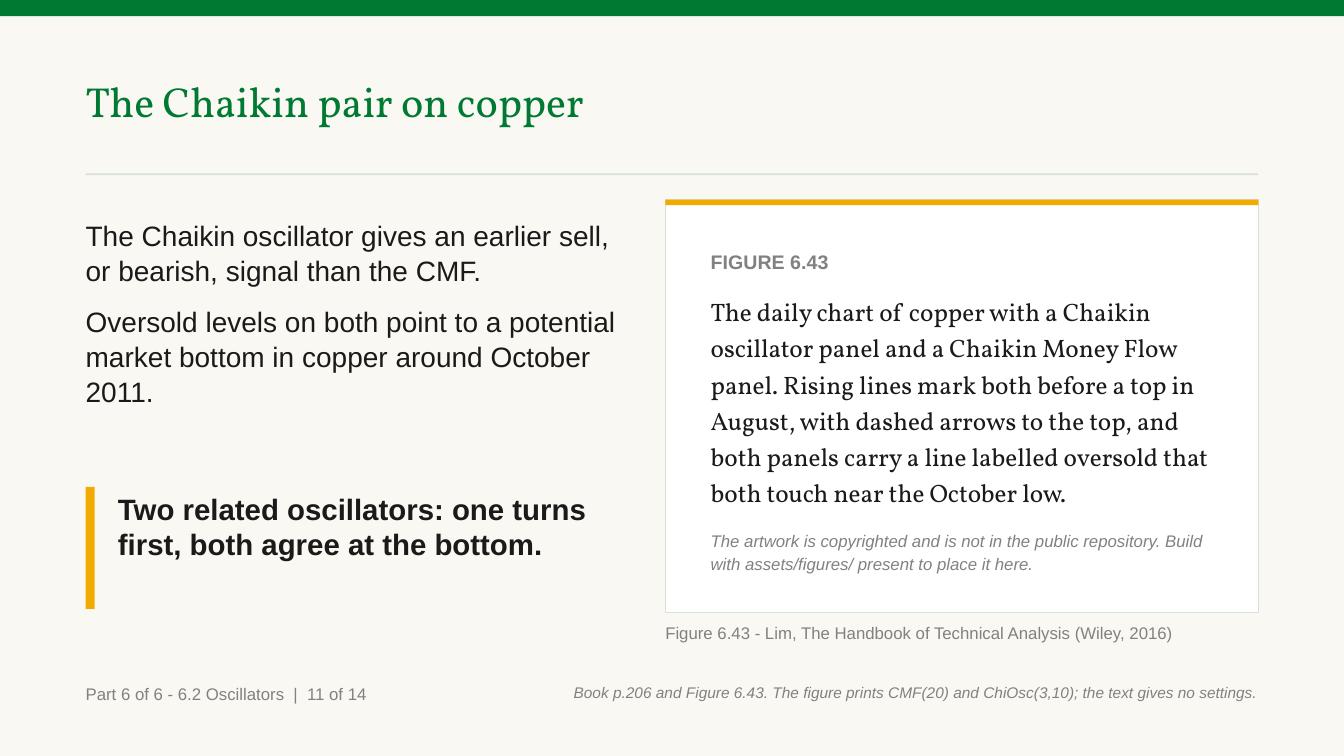
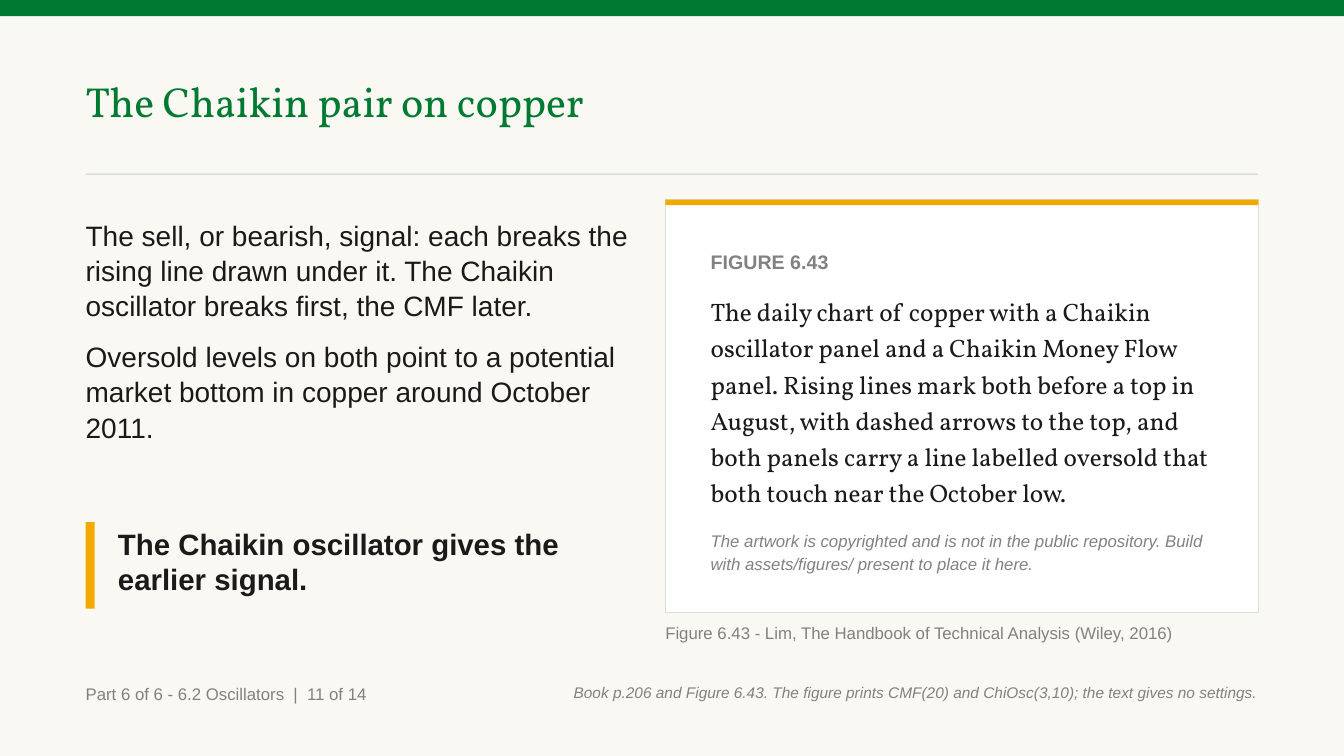
Before and after one commit to benjiesotelo-sudo/Telos_FIN1209, a slide deck: slide 128 of chapter-06/FIN1209-Chapter-06.pptx. Drawn at 1344x756 pixels with LibreOffice and Linux fonts; fonts in the diff are those of the drawing. Boxes give left, top, right and bottom in pixels: in the first picture for what was removed or moved away, otherwise in the second. Text is boxed around its words. In the diff, an @@ line names an element or a change of style, - is before the commit and + after.

```diff
--- a/chapter-06/FIN1209-Chapter-06.pptx
+++ b/chapter-06/FIN1209-Chapter-06.pptx
@@ text at bbox=[86, 225, 628, 320]: text changed @@
-The Chaikin oscillator gives an earlier sell, or bearish, signal than the CMF.
+The sell, or bearish, signal: each breaks the rising line drawn under it. The Chaikin oscillator breaks first, the CMF later.
@@ rectangle: place and size @@
-rectangle at bbox=[86, 487, 95, 609]
+rectangle at bbox=[86, 522, 95, 609]
@@ text at bbox=[118, 533, 559, 596]: text changed @@
-Two related oscillators: one turns first, both agree at the bottom.
+The Chaikin oscillator gives the earlier signal.
```
Also in this commit, not shown: 20 other slides changed, 7 other files.
